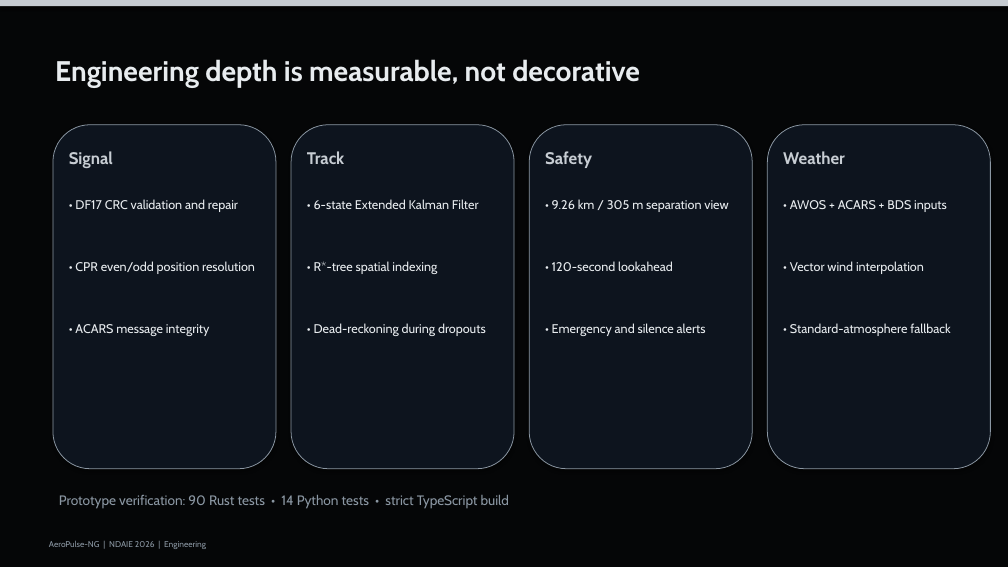
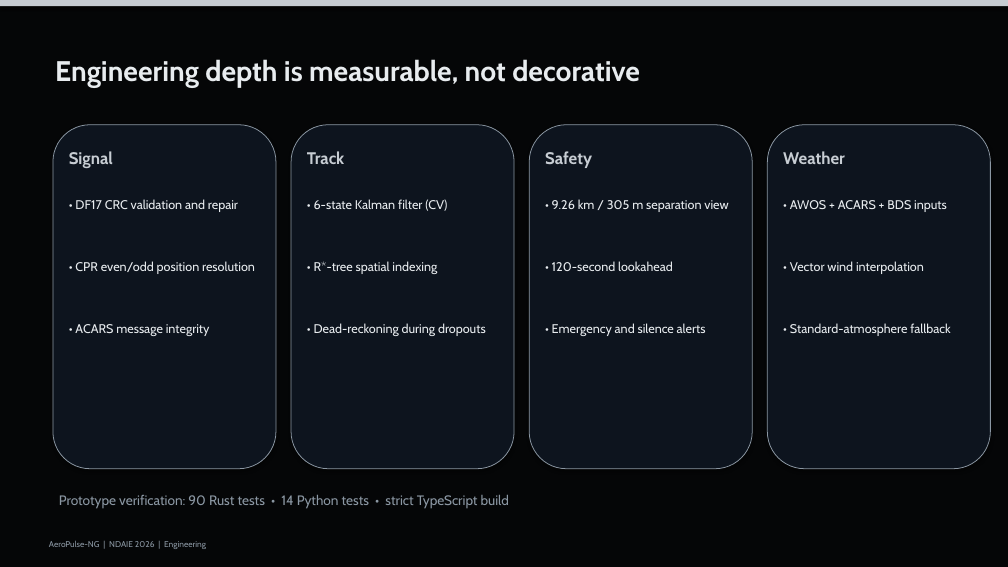
Before and after one commit to garba-the-analyst/aeropulse-ng, a slide deck: slide 5 of docs/docx_pptx/AeroPulse-NG_Pitch_Deck.pptx. Drawn at 1008x567 pixels with LibreOffice and Linux fonts; fonts in the diff are those of the drawing. Boxes give left, top, right and bottom in pixels: in the first picture for what was removed or moved away, otherwise in the second. Text is boxed around its words. In the diff, an @@ line names an element or a change of style, - is before the commit and + after.

Commit message:
phase7 final: regenerate docs/pdf docx_pptx assets, commit prior uncommitted engine/sidecar/mode_s updates, test counts 108+21=129

```diff
--- a/docs/docx_pptx/AeroPulse-NG_Pitch_Deck.pptx
+++ b/docs/docx_pptx/AeroPulse-NG_Pitch_Deck.pptx
@@ text at (314, 199, 447, 211): text changed @@
-• 6-state Extended Kalman Filter
+• 6-state Kalman filter (CV)
```
Also in this commit, not shown: 31 other files.
